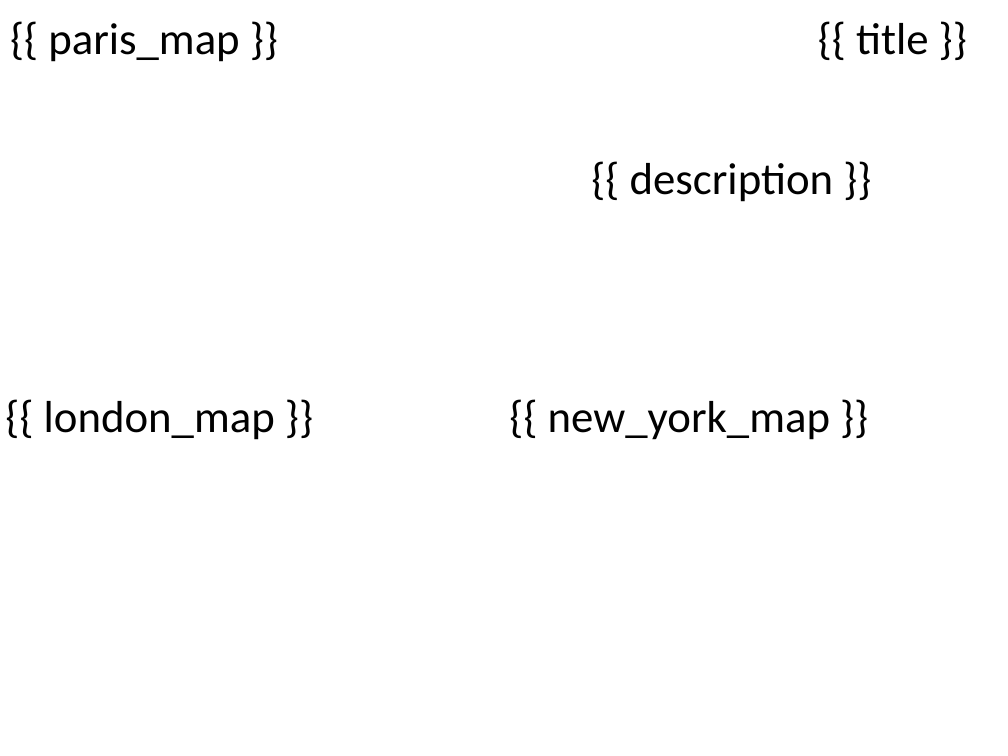
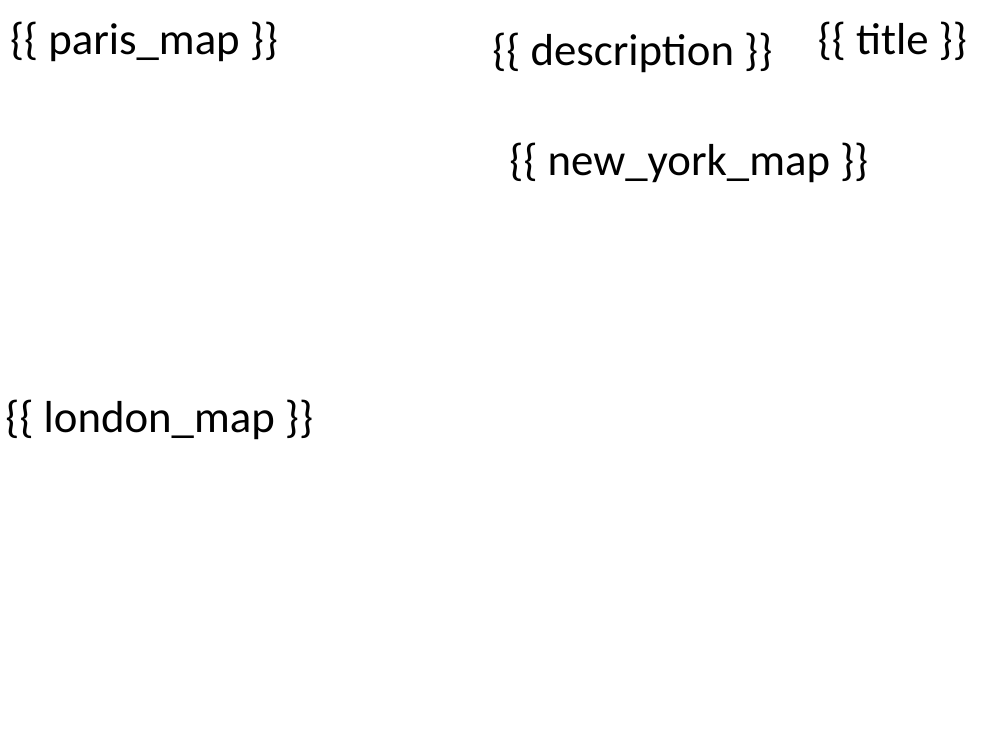
Before and after one commit to LLap1/lappeteer2.0, a slide deck: slide 1 of apps/document-creator/storage/templates/sample.pptx. Drawn at 1008x756 pixels with LibreOffice and Linux fonts; fonts in the diff are those of the drawing. Boxes give left, top, right and bottom in pixels: in the first picture for what was removed or moved away, otherwise in the second. Text is boxed around its words. In the diff, an @@ line names an element or a change of style, - is before the commit and + after.

```diff
--- a/apps/document-creator/storage/templates/sample.pptx
+++ b/apps/document-creator/storage/templates/sample.pptx
@@ text "{{ description }}": place and size @@
-text "{{ description }}" at (630, 163, 834, 202)
+text "{{ description }}" at (531, 34, 735, 73)
@@ text "{{ new_york_map }}": place and size @@
-text "{{ new_york_map }}" at (548, 401, 830, 440)
+text "{{ new_york_map }}" at (548, 144, 830, 183)
```
Also in this commit, not shown: 28 other files.
